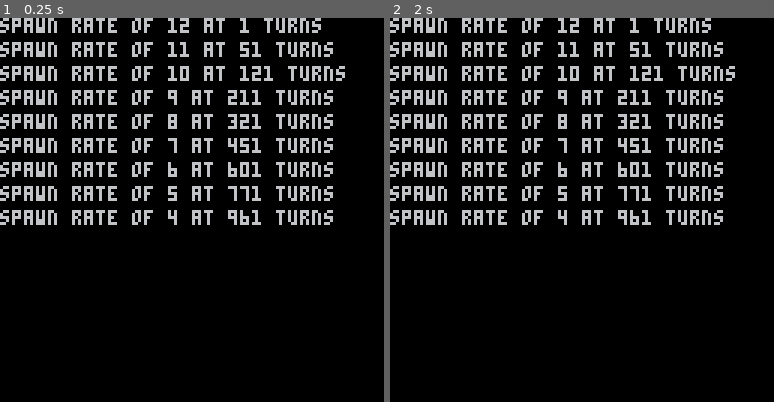
Above: before the commit, frames 1-2 (left to right).
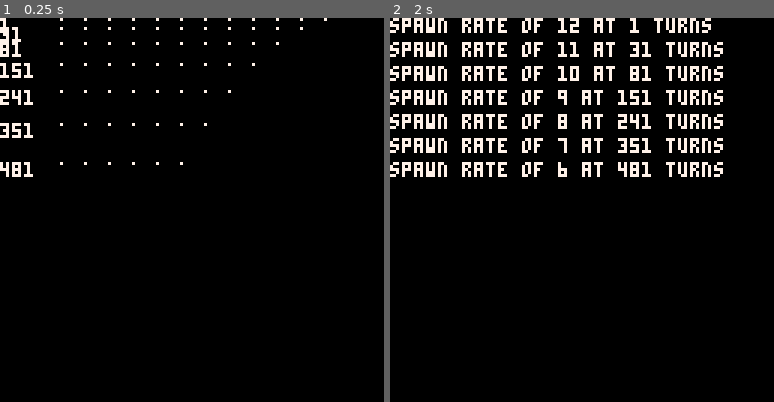
Above: after the commit, the same moments.

Repository: taylordolan/grid-folks
Game: PICO-8 cartridge spawn_rate.p8
Same seed, same stepped clock (60 frames per second), same inputs: the game is played once before the commit and once after it.
Inputs:
- Up to frame 1 (0.25 s): no input
- Up to frame 2 (2 s): tap X (X key) at 0.33, 1.07, 1.85 s

The runs differ from the first frame. In frame 1, 12% of the frame differs, in the area x 0-90%, y 0-54%; in frame 2, 12%.

Commit message:
graph view for spawn rate

Diff:
--- a/spawn_rate.p8
+++ b/spawn_rate.p8
@@ -14,7 +14,7 @@
   -- this determines the overall shape of the "spawn rate" curve
   -- the higher this is, the flatter the curve
   -- i think the lowest usable value for this is 4
-  spawn_base = 4
+  spawn_base = 1
   -- this determines how quickly we move through the curve throughout the game
   spawn_increment = 0.1
   -- this gets updated whenever an enemy spawns
@@ -23,9 +23,10 @@
   spawn_modifier = initial_spawn_rate + flr(sqrt(spawn_base))
 
   rates = {}
-  max_turns = 1000
+  max_turns = 600
   previous_spawn_rate = initial_spawn_rate
   new_spawn_rate = null
+  graph_mode = true
 
   for i = 1, max_turns do
     new_spawn_rate = get_spawn_rate()
@@ -43,16 +44,36 @@
 end
 
 function _update()
+  if btnp(5) then
+    graph_mode = not graph_mode
+  end
 end
 
 function _draw()
   cls()
-  x = 0
-  y = 0
-  for t = 1, max_turns do
-    if rates[t] then
-      print("spawn rate of "..rates[t] .." at " ..t .." turns", x, y)
-      y = y + 8
+  if graph_mode then
+    x = 0
+    y = 0
+    for t = 1, max_turns do
+      if rates[t] then
+        y = flr(t / 10)
+        print(t, x, y)
+        x = 20
+        for i = 1, rates[t] do
+          pset(x, y, 7)
+          x = x + 8
+        end
+        x = 0
+      end
+    end
+  else
+    x = 0
+    y = 0
+    for t = 1, max_turns do
+      if rates[t] then
+        print("spawn rate of "..rates[t] .." at " ..t .." turns", x, y)
+        y = y + 8
+      end
     end
   end
 end
